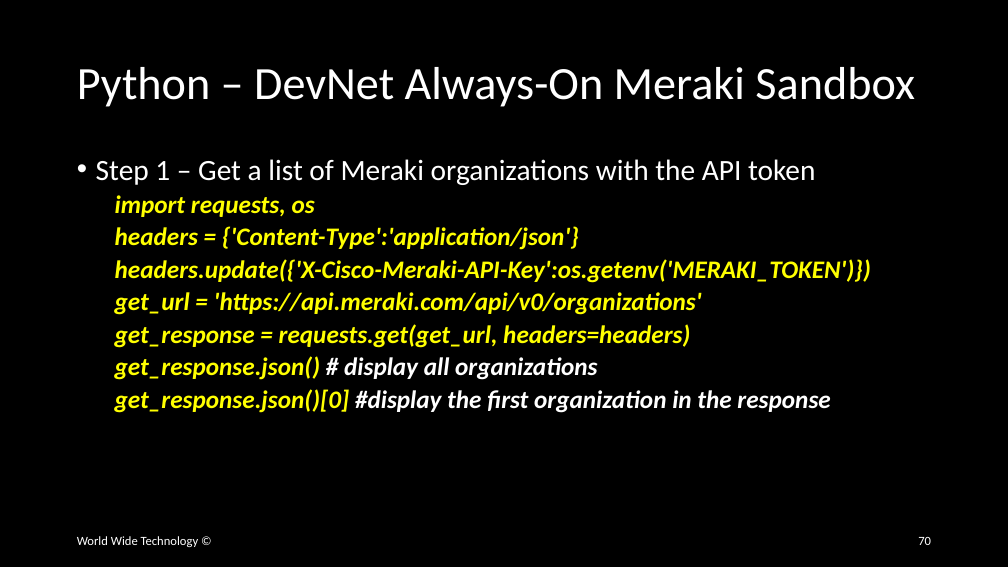
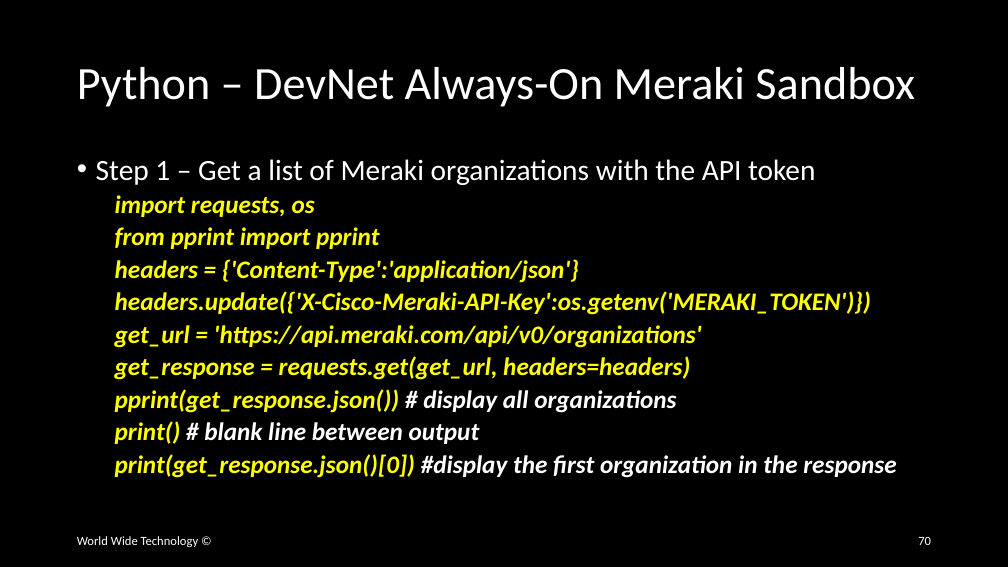
Before and after one commit to wwt/curl-requests-foundations, a slide deck: slide 70 of curl-requests-foundations.pptx. Drawn at 1008x567 pixels with LibreOffice and Linux fonts; fonts in the diff are those of the drawing. Boxes give left, top, right and bottom in pixels: in the first picture for what was removed or moved away, otherwise in the second. Text is boxed around its words. In the diff, an @@ line names an element or a change of style, - is before the commit and + after.

Commit message:
Updated Meraki Python slides

```diff
--- a/curl-requests-foundations.pptx
+++ b/curl-requests-foundations.pptx
@@ text at [115,227,379,249]: paragraph added @@
+  from pprint import pprint
@@ text at [115,389,896,478]: text changed @@
-  get_response.json() # display all organizations
-  get_response.json()[0] #display the first organization in the response
+  pprint(get_response.json()) # display all organizations
+  print() # blank line between output
+  print(get_response.json()[0]) #display the first organization in the response
```
